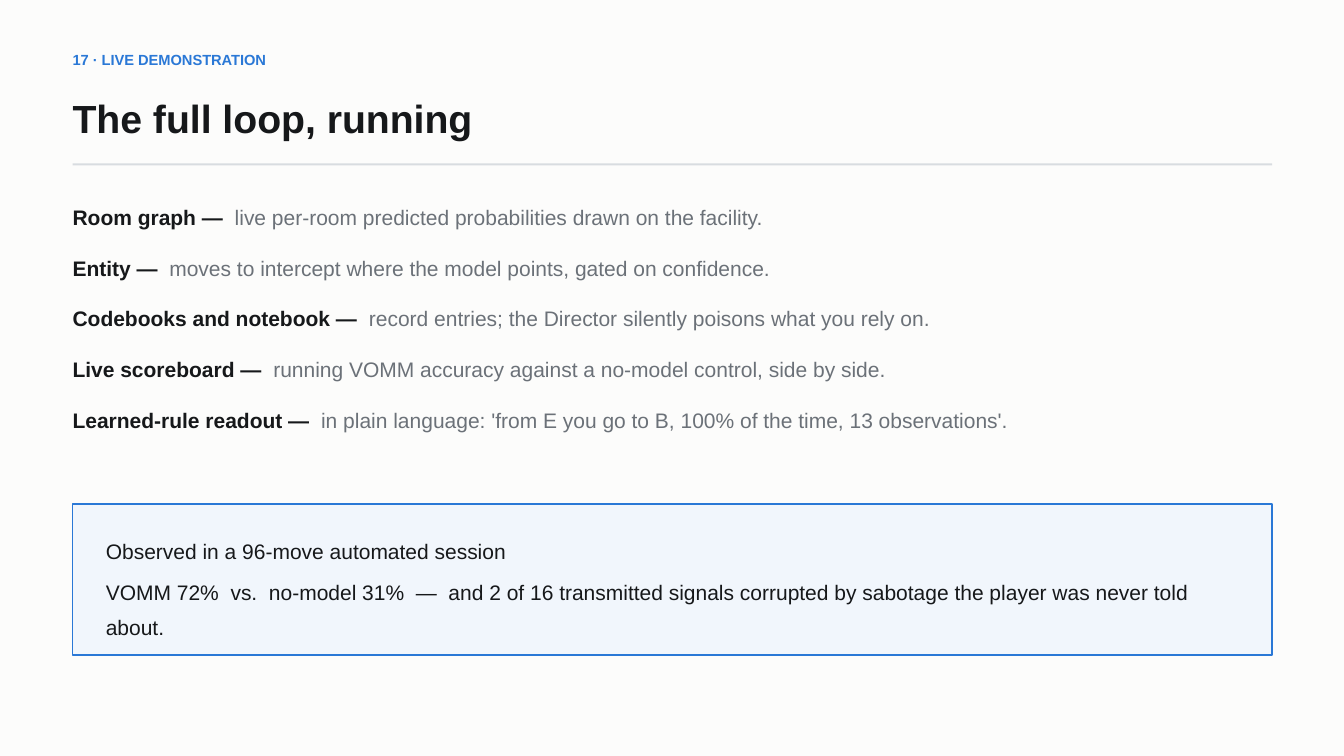
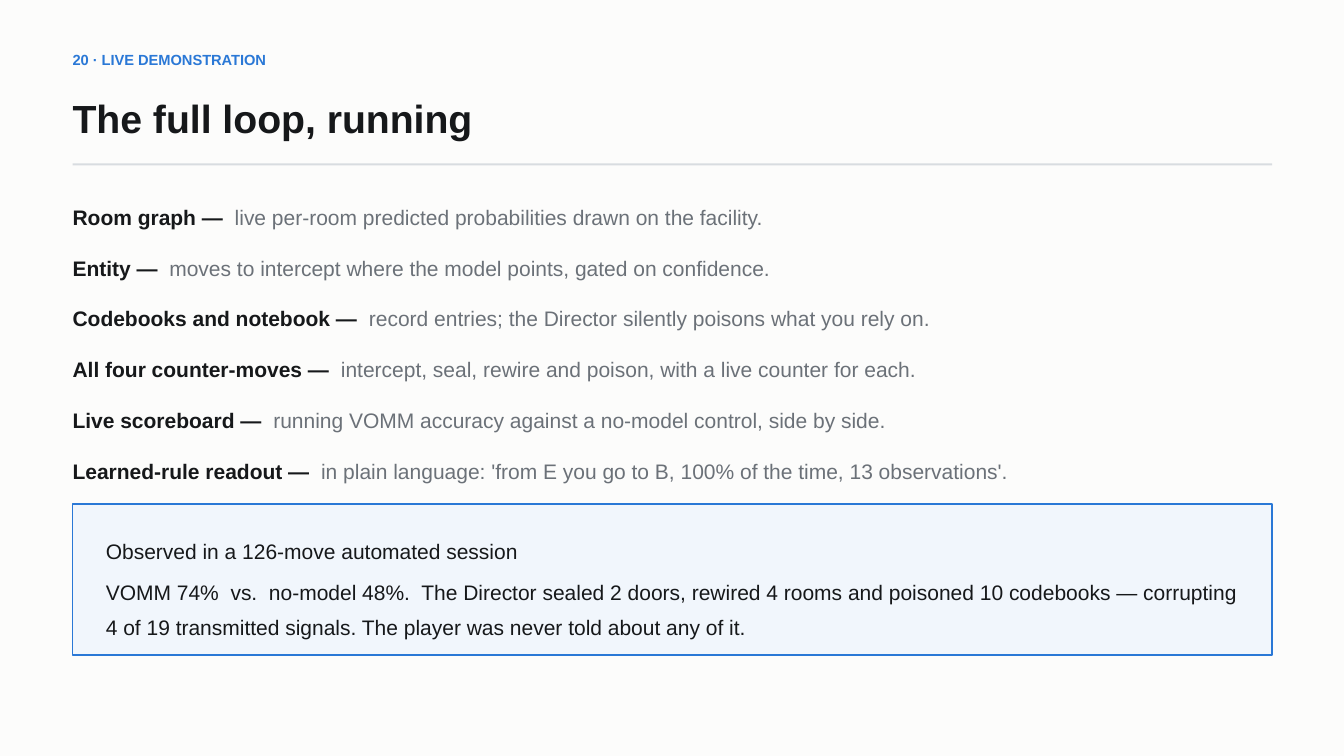
Before and after one commit to Sh1v4mKum4r/parity, a slide deck: slide 22 of docs/PARITY-review-deck.pptx (slide 19 before the commit). Drawn at 1344x756 pixels with LibreOffice and Linux fonts; fonts in the diff are those of the drawing. Boxes give left, top, right and bottom in pixels: in the first picture for what was removed or moved away, otherwise in the second. Text is boxed around its words. In the diff, an @@ line names an element or a change of style, - is before the commit and + after.

Commit message:
Implement the Director's full counter-move set and verify it
The documented four counter-moves were not all wired up: rewire() and seal_door()
existed but were never called, choose_sabotage() was never called in any measured
experiment, and the confidence gate defaulted to off. The report also claimed unit
tests that did not exist.

- FullDirector: intercept, seal, rewire, poison, scored by expected disruption x
  confidence, with the fairness rules enforced in code rather than documented
- HabitualBot rewritten to navigate by shortest path so world edits actually bite
- E5: world editing raises objective cost by 60% (15.7 -> 25.2 moves per lap)
- E6: targeted sabotage shows NO advantage under uniform reliance, 12% under
  uneven reliance -- reported as a conditional result
- test_invariants.py: 9 invariants over 25 facilities, all passing
- Demo gains all four counter-moves with live counters
- All figures, report and deck regenerated from metrics.json

```diff
--- a/docs/PARITY-review-deck.pptx
+++ b/docs/PARITY-review-deck.pptx
@@ text at (x1=73, y1=54, x2=266, y2=65): text changed @@
-17 · LIVE DEMONSTRATION
+20 · LIVE DEMONSTRATION
@@ text at (x1=73, y1=361, x2=915, y2=382): paragraph added @@
+All four counter-moves — intercept, seal, rewire and poison, with a live counter for each.
@@ text at (x1=106, y1=543, x2=1236, y2=639): text changed @@
-Observed in a 96-move automated session
-VOMM 72% vs. no-model 31% — and 2 of 16 transmitted signals corrupted by sabotage the player was never told about.
+Observed in a 126-move automated session
+VOMM 74% vs. no-model 48%. The Director sealed 2 doors, rewired 4 rooms and poisoned 10 codebooks — corrupting 4 of 19 transmitted signals. The player was never told about any of it.
```
Also in this commit, not shown: 6 other slides changed, 3 slides added, 15 other files.
